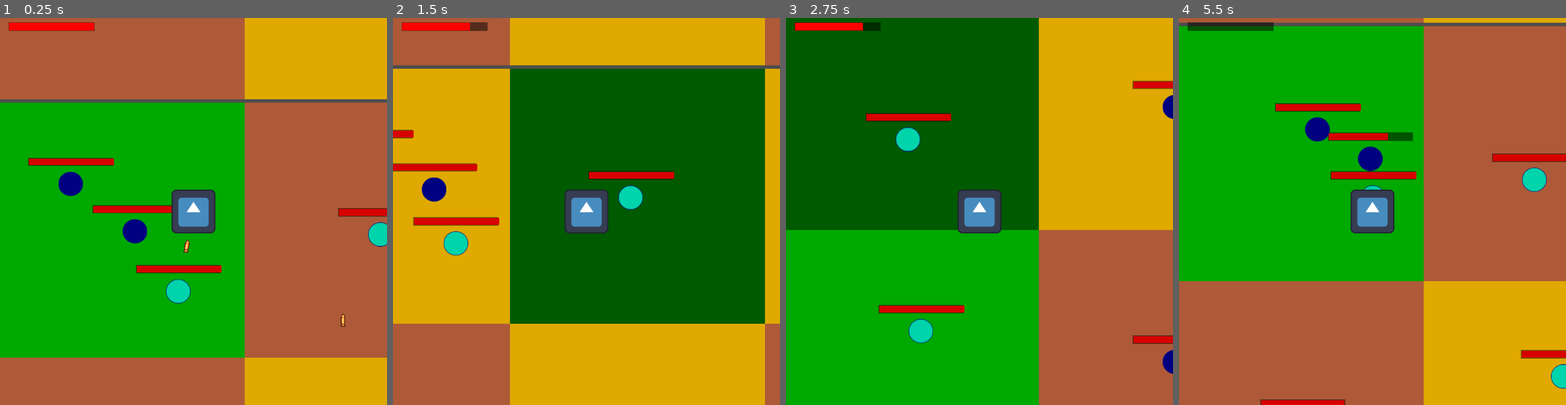
Above: before the commit, frames 1-4 (left to right).
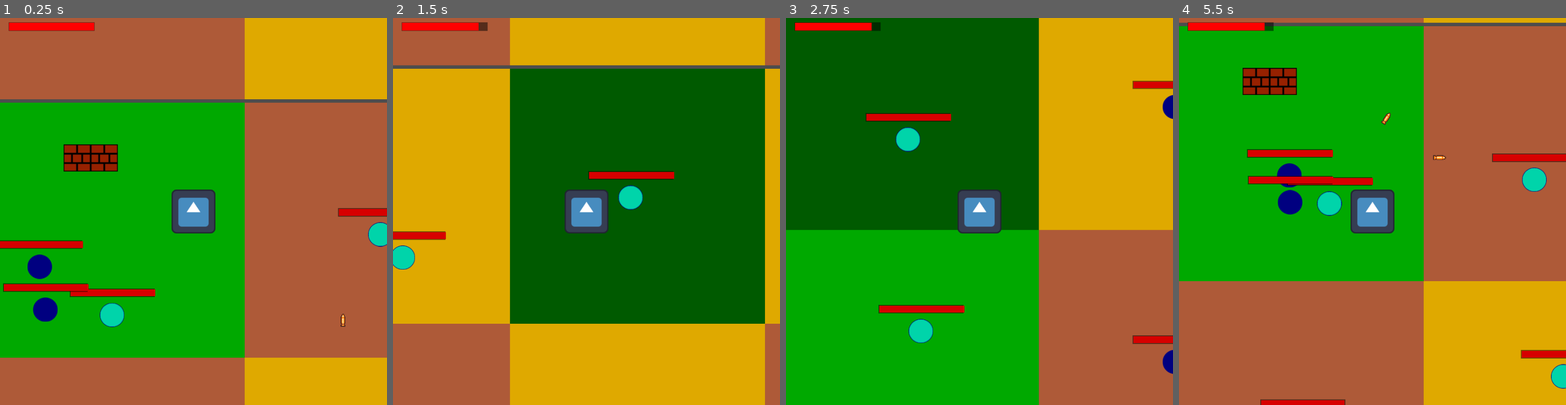
Above: after the commit, the same moments.

Repository: Jcalafange/IA_para_jogos
Game: Godot game, scene res://Cena1.tscn
Same seed, same stepped clock (60 frames per second), same inputs: the game is played once before the commit and once after it. The engine's default icon, where the game draws it, is replaced by a stand-in: a white triangle on a blue panel in a dark square.
Inputs (mouse positions are in pixels of both pictures, inside the frame that each line leads up to):
- Up to frame 1 (0.25 s): no input
- Up to frame 2 (1.5 s): move the mouse to (671, 192) at 0.52 s; hold D (move_right) 0.53-1.28 s; click (671, 192) at 0.67 s; move the mouse to (509, 230) at 1.27 s; hold S (move_down) from 1.28 s (still down)
- Up to frame 3 (2.75 s): move the mouse to (1018, 126) at 2.02 s; release S (move_down) at 2.03 s; hold D (move_right) from 2.03 s (still down)
- Up to frame 4 (5.5 s): move the mouse to (1353, 288) at 2.77 s; release D (move_right) at 2.78 s; hold W (move_up) 2.78-3.53 s; click (1353, 288) at 2.92 s; move the mouse to (1488, 269) at 3.52 s; hold A (move_left) 3.53-5.03 s; move the mouse to (1256, 153) at 4.27 s; move the mouse to (1391, 211) at 5.02 s; hold S (move_down) from 5.03 s (still down); click (1391, 211) at 5.17 s

The runs differ from the first frame. In frame 1, 5.6% of the frame differs, in the area x 0-58%, y 32-80%; in frame 2, 2.5%; in frame 3, less than 0.1%; in frame 4, 5.7%, in the area x 2-69%, y 1-52%.

Commit message:
subindo obstaculo

Diff:
--- a/Cena1.tscn
+++ b/Cena1.tscn
@@ -1,13 +1,17 @@
-[gd_scene load_steps=9 format=3 uid="uid://dvkx8053yek68"]
+[gd_scene load_steps=11 format=3 uid="uid://dvkx8053yek68"]
 
 [ext_resource type="Script" path="res://Scripts/GameController.gd" id="1_k3llr"]
 [ext_resource type="PackedScene" uid="uid://c46y1mpjb84cc" path="res://scenes/zonas/Zone.tscn" id="2_ibn4e"]
 [ext_resource type="PackedScene" uid="uid://c7yjtaywdoswx" path="res://scenes/ball/ball.tscn" id="3_glsyj"]
 [ext_resource type="Script" path="res://Scripts/bola.gd" id="3_opcuk"]
+[ext_resource type="Texture2D" uid="uid://dwrvjxtuxssb" path="res://sprints/brick.png" id="3_pycwx"]
 [ext_resource type="Texture2D" uid="uid://cflhx2ul21p2t" path="res://icon.svg" id="4_xq5yl"]
 [ext_resource type="Script" path="res://Scripts/BulletManager.gd" id="6_gvfge"]
 [ext_resource type="PackedScene" uid="uid://c1dr2qejk47wc" path="res://scenes/Bullet/bullet.tscn" id="7_v4s5h"]
 
+[sub_resource type="RectangleShape2D" id="RectangleShape2D_aprri"]
+size = Vector2(32, 32)
+
 [sub_resource type="RectangleShape2D" id="RectangleShape2D_rn4r2"]
 size = Vector2(52, 52)
 
@@ -20,6 +24,31 @@
 [node name="Zone" parent="GameController" groups=["Zonas"] instance=ExtResource("2_ibn4e")]
 modulate = Color(0.87451, 0.662745, 0, 1)
 
+[node name="StaticBody2D" type="StaticBody2D" parent="GameController/Zone"]
+position = Vector2(135, 65)
+disable_mode = 2
+collision_layer = 3
+collision_mask = 7
+metadata/_edit_group_ = true
+
+[node name="CollisionShape2D" type="CollisionShape2D" parent="GameController/Zone/StaticBody2D"]
+shape = SubResource("RectangleShape2D_aprri")
+
+[node name="Sprite2D" type="Sprite2D" parent="GameController/Zone/StaticBody2D"]
+texture = ExtResource("3_pycwx")
+
+[node name="StaticBody2D2" type="StaticBody2D" parent="GameController/Zone"]
+position = Vector2(103, 65)
+collision_layer = 3
+collision_mask = 7
+metadata/_edit_group_ = true
+
+[node name="CollisionShape2D" type="CollisionShape2D" parent="GameController/Zone/StaticBody2D2"]
+shape = SubResource("RectangleShape2D_aprri")
+
+[node name="Sprite2D" type="Sprite2D" parent="GameController/Zone/StaticBody2D2"]
+texture = ExtResource("3_pycwx")
+
 [node name="Zone2" parent="GameController" groups=["Zonas"] instance=ExtResource("2_ibn4e")]
 modulate = Color(0.682756, 0.354165, 0.220219, 1)
 position = Vector2(300, 0)
@@ -125,14 +154,14 @@
 position = Vector2(-608, -304)
 
 [node name="ball" parent="GameController" groups=["Balls"] instance=ExtResource("3_glsyj")]
-position = Vector2(160, 155)
+position = Vector2(48, 197)
 
 [node name="ball2" parent="GameController" groups=["Balls"] instance=ExtResource("3_glsyj")]
-position = Vector2(222, 222)
+position = Vector2(137, 259)
 enemy_type = 1
 
 [node name="ball3" parent="GameController" groups=["Balls"] instance=ExtResource("3_glsyj")]
-position = Vector2(84, 93)
+position = Vector2(56, 250)
 
 [node name="ball4" parent="GameController" groups=["Balls"] instance=ExtResource("3_glsyj")]
 position = Vector2(460, 155)
Binary file added: sprints/brick.png
Not shown, added: sprints/brick.png.import
